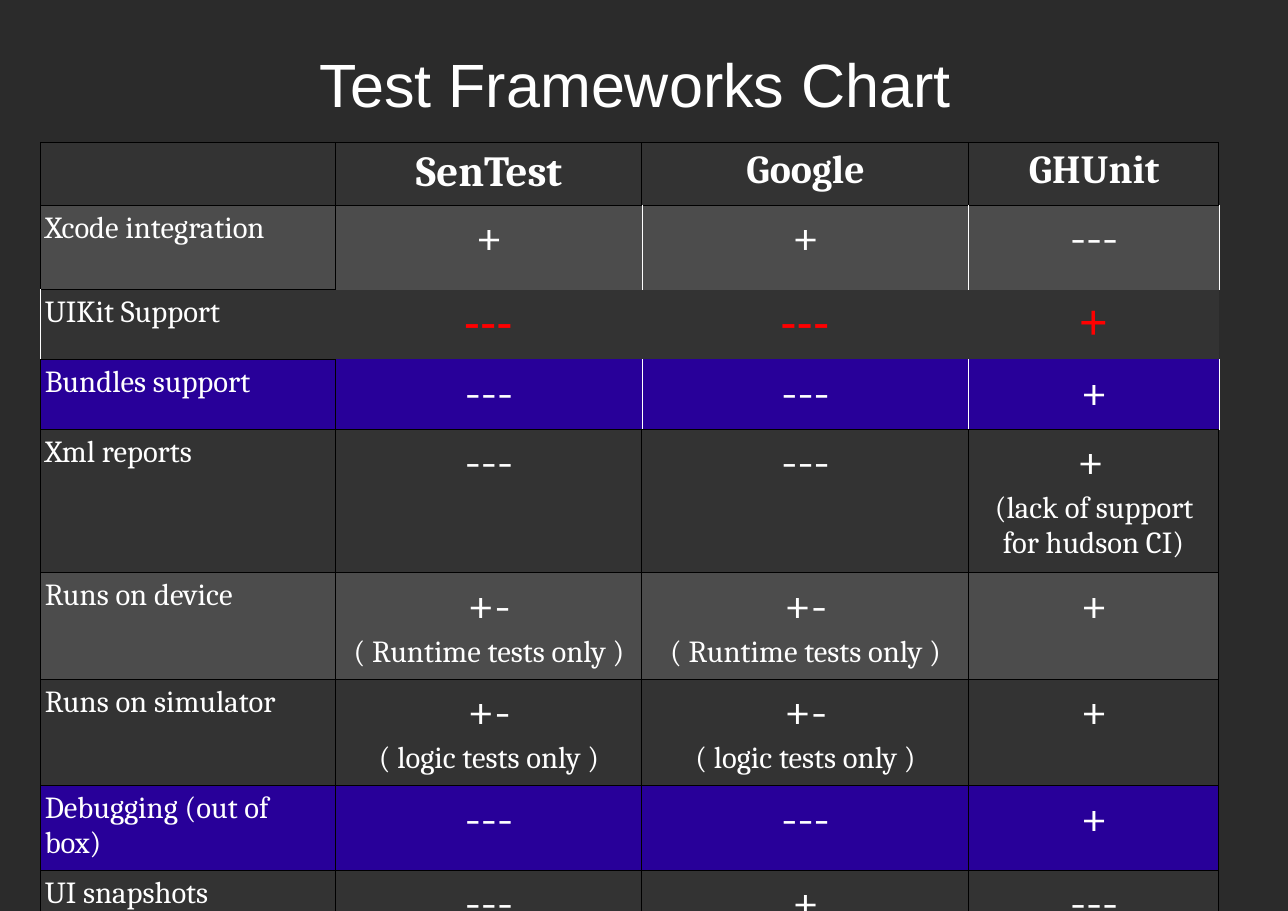
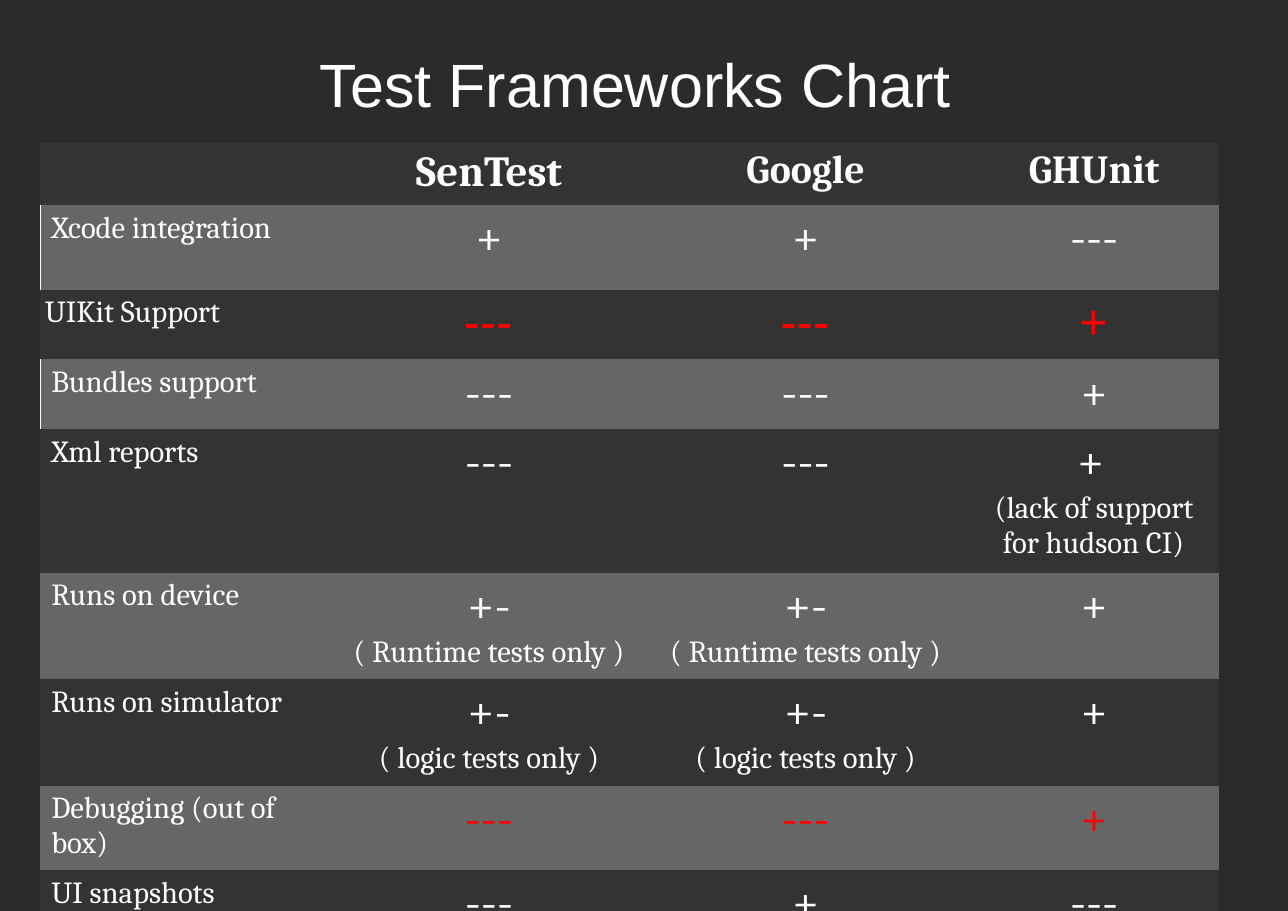
Before and after one commit to dodikk/iOS-articles, a slide deck: slide 18 of 3-iContiniousIntegration/ciPresentation.odp. Drawn at 1288x911 pixels with LibreOffice and Linux fonts; fonts in the diff are those of the drawing; background and template pictures are left out; a plain dark background stands for a picture behind light text. Boxes give left, top, right and bottom in pixels: in the first picture for what was removed or moved away, otherwise in the second. Text is boxed around its words. In the diff, an @@ line names an element or a change of style, - is before the commit and + after.

```diff
--- a/3-iContiniousIntegration/ciPresentation.odp
+++ b/3-iContiniousIntegration/ciPresentation.odp
@@ table at bbox=[41, 143, 1220, 911] @@
@@ fill #4C4C4C to #666666 in 8 cells @@
@@ fill #280099 to #666666 in 8 cells @@
@@ text colour #FFFFFF to #FF0000 in "---", "---", "+" @@
@@ borders changed @@
```
Also in this commit, not shown: 9 other slides changed, 25 other files.
